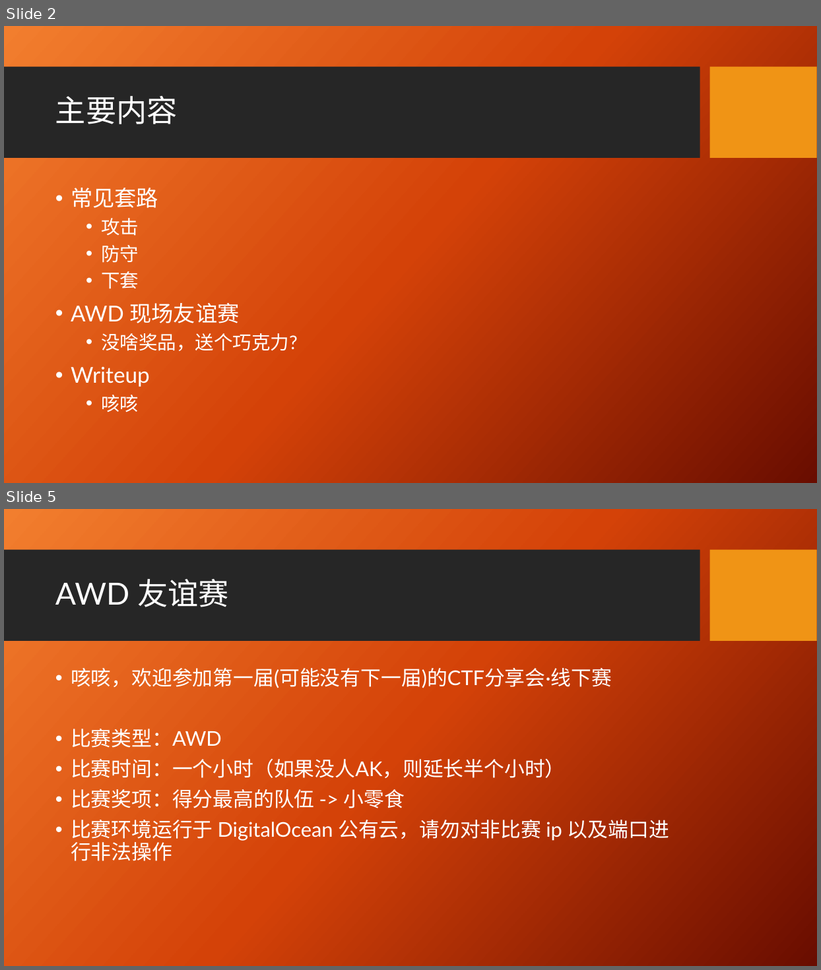
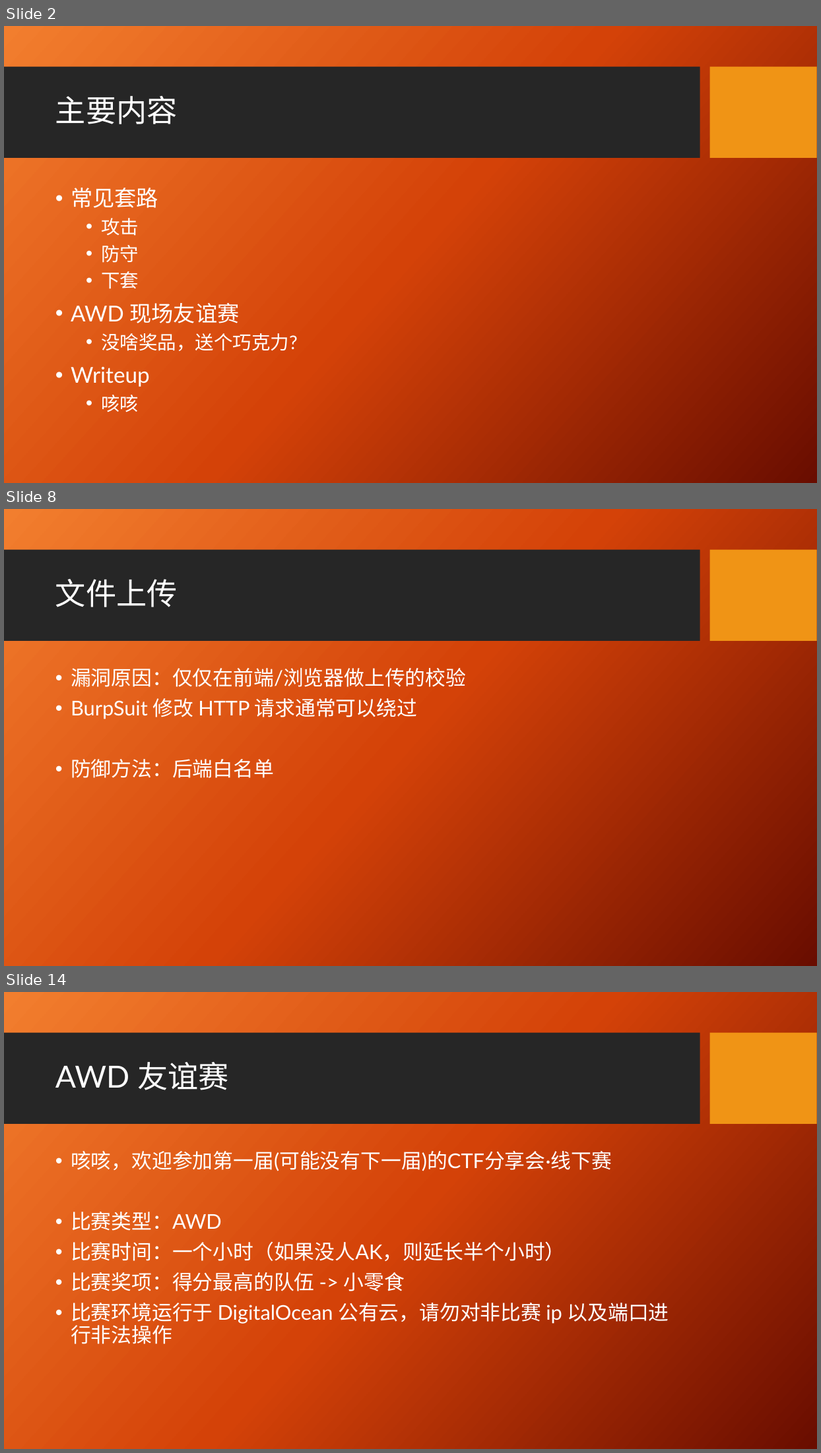
Before and after one commit to zzfly256/CTF-AWD-demo, a slide deck: CTF AWD.pptx. Shown one above the other, each under a label of ours: slides 2 and 5 before the commit, slides 2, 8 and 14 after it; the slides between them are not shown. The pictures are 821x970 and 821x1453 pixels, drawn with LibreOffice and Linux fonts; fonts in the diff are those of the drawing; background and template pictures are left out. Boxes give left, top, right and bottom in pixels: in the first picture for what was removed or moved away, otherwise in the second. Text is boxed around its words. In the diff, an @@ line names an element or a change of style, - is before the commit and + after.

```diff
--- a/CTF AWD.pptx
+++ b/CTF AWD.pptx
@@ slide 8 added at (x1=4, y1=509, x2=817, y2=966), background picture (left out); not listed: 2 template elements that a slide beside it also shows @@
@@ title added at (x1=55, y1=579, x2=178, y2=607), 36 pt, text #FFFFFF @@
+文件上传
@@ text added at (x1=71, y1=668, x2=466, y2=778), 24 pt, text #FFFFFF @@
+• 漏洞原因：仅仅在前端/浏览器做上传的校验
+• BurpSuit 修改 HTTP 请求通常可以绕过
+• 防御方法：后端白名单
@@ what was slide 5 is now slide 14 @@
```
Also in this commit, not shown: 3 slides changed, 9 other slides added, 23 other files.
